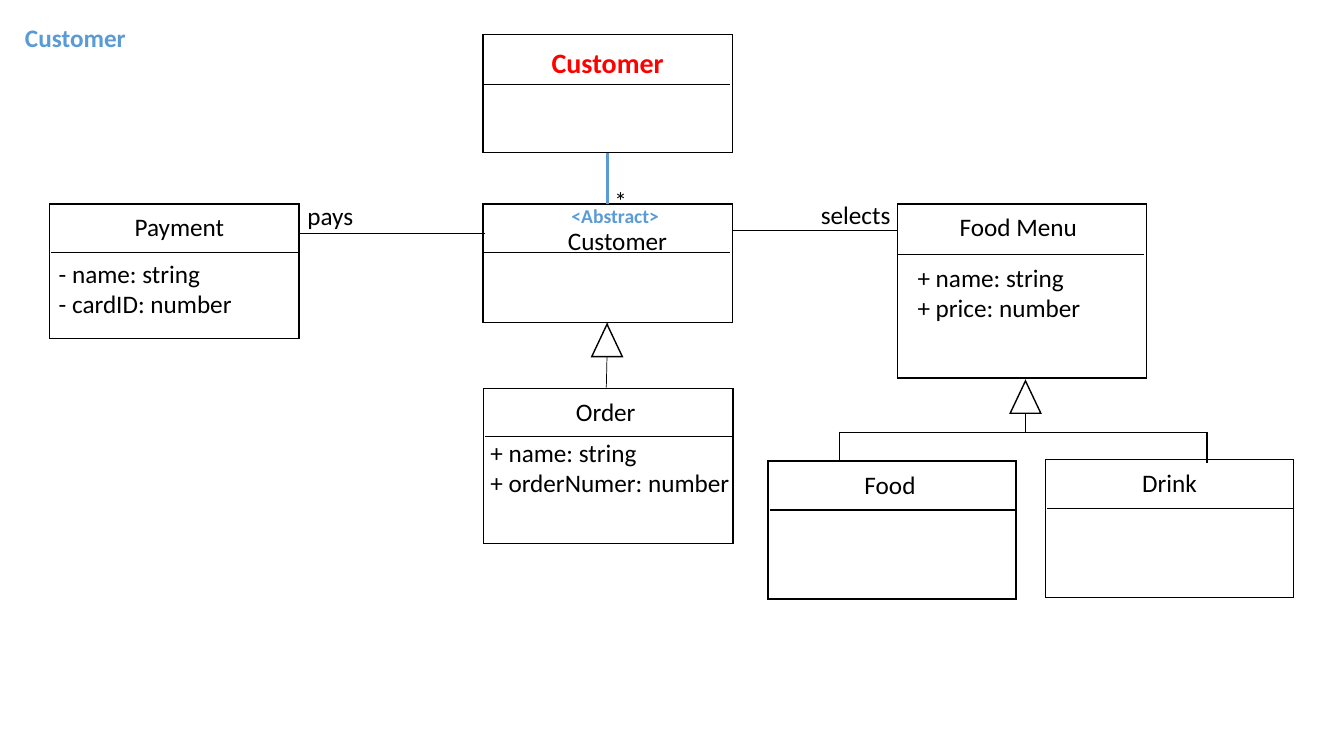
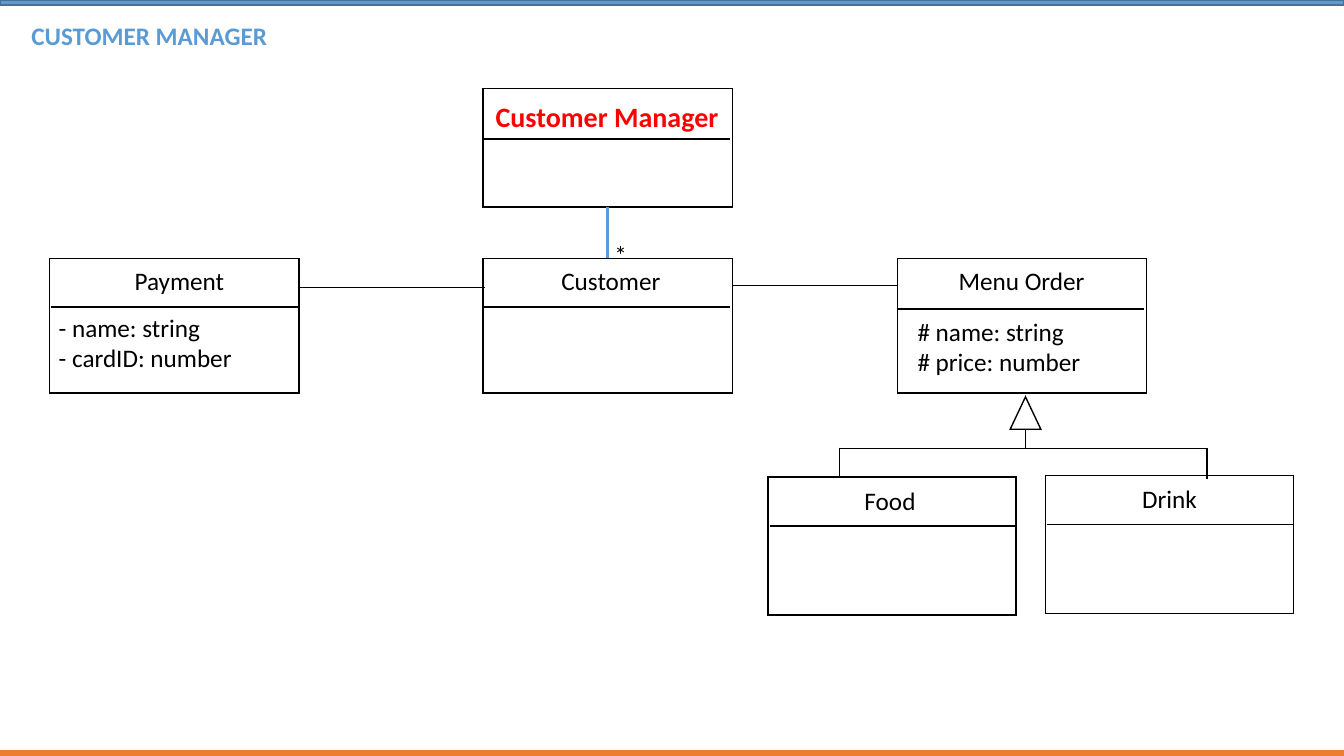
Before and after one commit to Ulvy2022/RESTAURANT, a slide deck: slide 7 of START-UML.pptx (slide 6 before the commit). Drawn at 1344x756 pixels with LibreOffice and Linux fonts; fonts in the diff are those of the drawing. Boxes give left, top, right and bottom in pixels: in the first picture for what was removed or moved away, otherwise in the second. Text is boxed around its words. In the diff, an @@ line names an element or a change of style, - is before the commit and + after.

Commit message:
UML

```diff
--- a/START-UML.pptx
+++ b/START-UML.pptx
@@ rectangle added at bbox=[0, 0, 1344, 5], fill #5B9BD5, outline #43739E 1 pt @@
@@ text at bbox=[31, 28, 267, 45]: text changed @@
-Customer
+CUSTOMER MANAGER
@@ text at bbox=[496, 108, 718, 132]: text changed @@
-Customer
+Customer Manager
@@ text removed at bbox=[571, 209, 659, 223] @@
-<Abstract>
@@ 7 lines, 3 texts, 2 rectangles: place and size @@
-7 lines, 3 texts, 2 rectangles at bbox=[49, 34, 1144, 339]
+7 lines, 3 texts, 2 rectangles at bbox=[49, 89, 1144, 393]
@@ text removed at bbox=[821, 206, 891, 231] @@
-selects
@@ text removed at bbox=[307, 212, 353, 229] @@
-pays
@@ rectangle: place and size @@
-rectangle at bbox=[483, 204, 732, 323]
+rectangle at bbox=[483, 258, 732, 393]
@@ text "Customer": place and size @@
-text "Customer" at bbox=[568, 233, 667, 253]
+text "Customer" at bbox=[561, 273, 660, 291]
@@ rectangle: place and size @@
-rectangle at bbox=[897, 204, 1146, 378]
+rectangle at bbox=[897, 258, 1146, 393]
@@ text at bbox=[959, 272, 1085, 290]: text changed @@
-Food Menu
+Menu Order
@@ triangle removed at bbox=[592, 325, 622, 357] @@
@@ line removed from (608, 323) to (607, 388) @@
@@ text at bbox=[936, 323, 1080, 375]: text changed @@
-+ name: string
-+ price: number
+# name: string
+# price: number
@@ rectangle removed at bbox=[484, 388, 733, 543] @@
@@ text removed at bbox=[576, 403, 636, 421] @@
-Order
@@ line removed from (485, 437) to (732, 437) @@
@@ text removed at bbox=[509, 444, 729, 493] @@
-+ name: string
-+ orderNumer: number
@@ 6 lines, 2 texts, 2 rectangles, 1 triangle: place and size @@
-6 lines, 2 texts, 2 rectangles, 1 triangle at bbox=[768, 381, 1295, 599]
+6 lines, 2 texts, 2 rectangles, 1 triangle at bbox=[768, 397, 1295, 615]
@@ rectangle added at bbox=[0, 751, 1344, 756], fill #ED7D31, outline #ED7D31 1 pt @@
```
Also in this commit, not shown: 4 other slides changed, 1 slide added.
